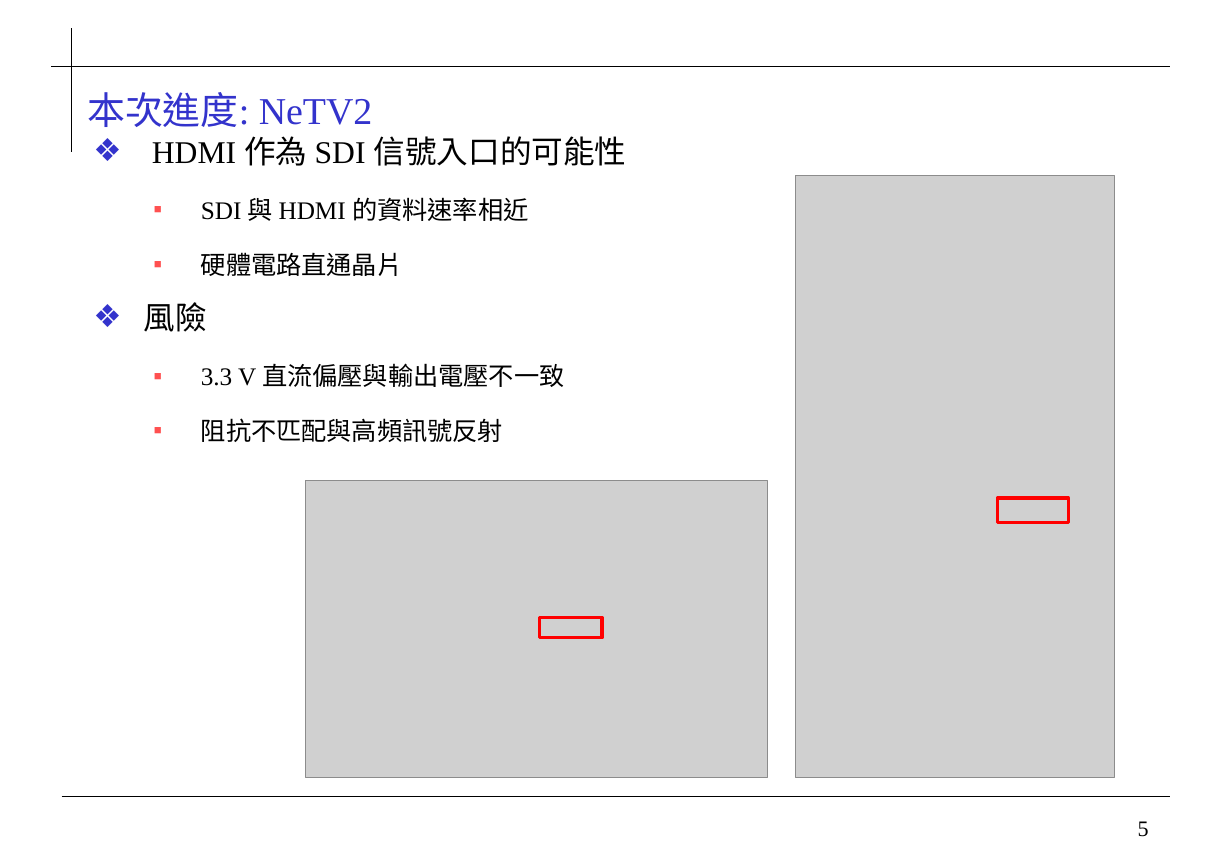
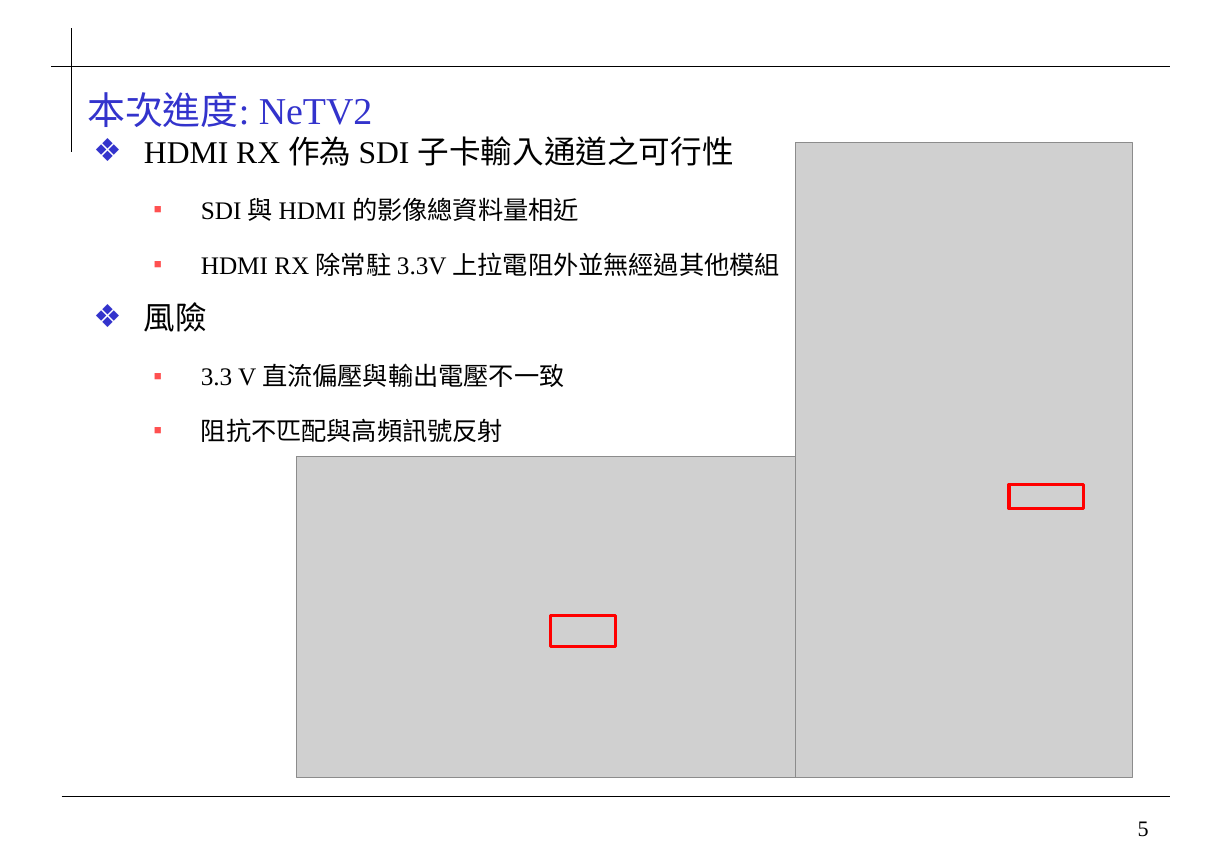
Before and after one commit to 0ilasis0/home, a slide deck: slide 5 of Onyx_進度報告_1020.pptx. Drawn at 1232x853 pixels with LibreOffice and Linux fonts; fonts in the diff are those of the drawing; grey boxes stand for pictures; background and template pictures are left out. Boxes give left, top, right and bottom in pixels: in the first picture for what was removed or moved away, otherwise in the second. Text is boxed around its words. In the diff, an @@ line names an element or a change of style, - is before the commit and + after.

```diff
--- a/Onyx_進度報告_1020.pptx
+++ b/Onyx_進度報告_1020.pptx
@@ text at bbox=[144, 136, 780, 276]: text changed @@
-❖ HDMI 作為 SDI 信號入口的可能性
-  ▪ SDI 與 HDMI 的資料速率相近
-  ▪ 硬體電路直通晶片
+❖ HDMI RX 作為 SDI 子卡輸入通道之可行性
+  ▪ SDI 與 HDMI 的影像總資料量相近
+  ▪ HDMI RX 除常駐 3.3V 上拉電阻外並無經過其他模組
@@ picture: place and size @@
-picture at bbox=[795, 175, 1115, 777]
+picture at bbox=[796, 142, 1133, 777]
@@ picture: place and size @@
-picture at bbox=[306, 481, 768, 778]
+picture at bbox=[296, 457, 795, 778]
@@ rectangle: place and size @@
-rectangle at bbox=[998, 498, 1068, 523]
+rectangle at bbox=[1009, 485, 1084, 508]
@@ rectangle: place and size @@
-rectangle at bbox=[540, 618, 603, 638]
+rectangle at bbox=[551, 615, 615, 646]
```
Also in this commit, not shown: 2 slides added, 1 slide removed, 2 other files.
